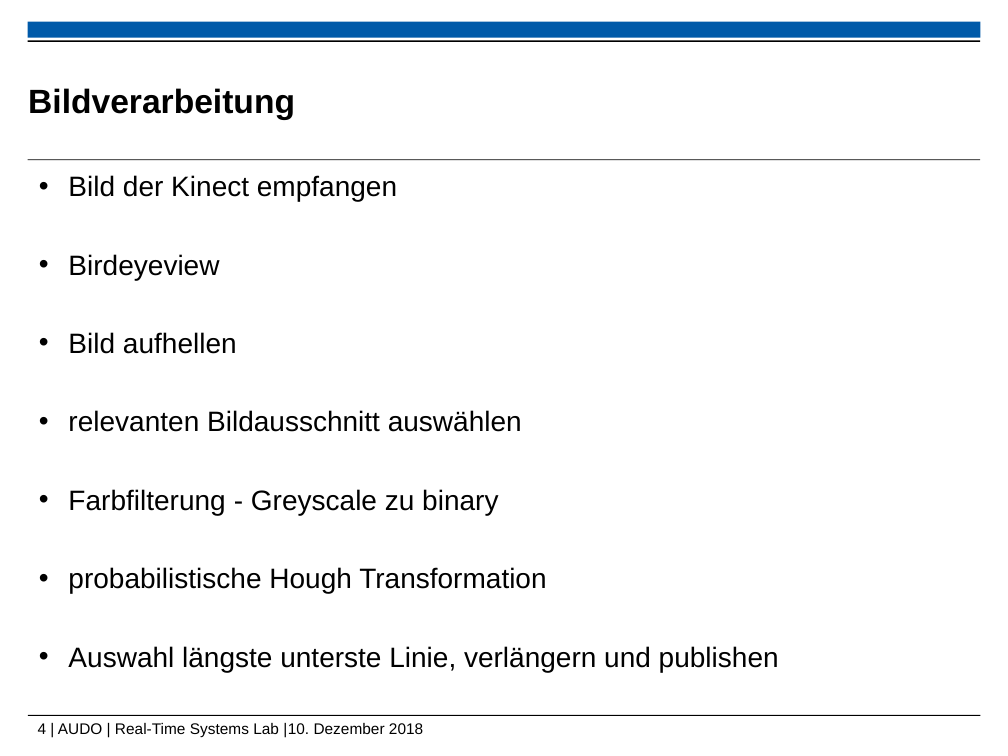
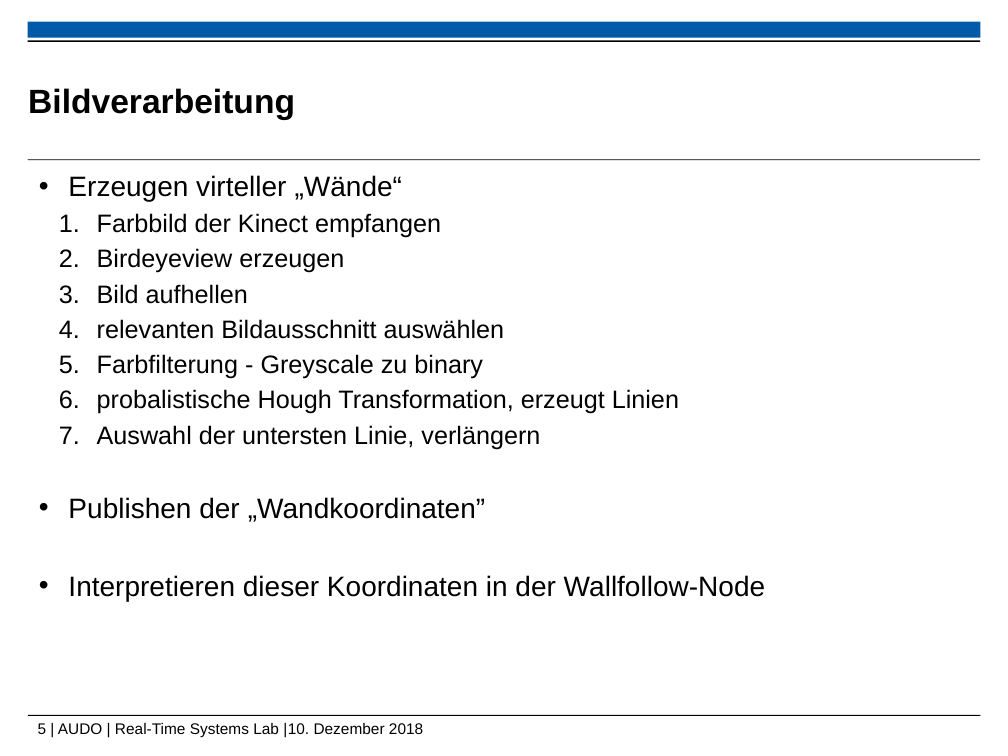
Before and after one commit to ramona3300/AUDO, a slide deck: slide 5 of Dokumente/Präsentationen/Zwischenpräsentation.pptx (slide 4 before the commit). Drawn at 1008x756 pixels with LibreOffice and Linux fonts; fonts in the diff are those of the drawing; background and template pictures are left out. Boxes give left, top, right and bottom in pixels: in the first picture for what was removed or moved away, otherwise in the second. Text is boxed around its words. In the diff, an @@ line names an element or a change of style, - is before the commit and + after.

```diff
--- a/Dokumente/Präsentationen/Zwischenpräsentation.pptx
+++ b/Dokumente/Präsentationen/Zwischenpräsentation.pptx
@@ text at [68, 175, 441, 273]: text changed; size 20 to 18 pt @@
-• Bild der Kinect empfangen
-• Birdeyeview
+• Erzeugen virteller „Wände“
+  1. Farbbild der Kinect empfangen
+  2. Birdeyeview erzeugen
@@ text at [97, 284, 504, 379]: size 20 to 18 pt in "Bild aufhellen", "relevanten Bildausschnitt auswählen", "Farbfilterung - Greyscale zu binary"; bullet • to 1.; list level 1 to 2 in "Bild aufhellen"; list level 1 to 2 in "relevanten Bildausschnitt auswählen"; list level 1 to 2 in "Farbfilterung - Greyscale zu binary" @@
@@ text at [68, 389, 765, 601]: text changed; size 20 to 18 pt @@
-• probabilistische Hough Transformation
-• Auswahl längste unterste Linie, verlängern und publishen
+  6. probalistische Hough Transformation, erzeugt Linien
+  7. Auswahl der untersten Linie, verlängern
+• Publishen der „Wandkoordinaten”
+• Interpretieren dieser Koordinaten in der Wallfollow-Node
@@ text at [38, 723, 423, 738]: text changed @@
-4 | AUDO | Real-Time Systems Lab |10. Dezember 2018
+5 | AUDO | Real-Time Systems Lab |10. Dezember 2018
```
Also in this commit, not shown: 4 other slides changed, 1 slide added, 1 slide removed.
